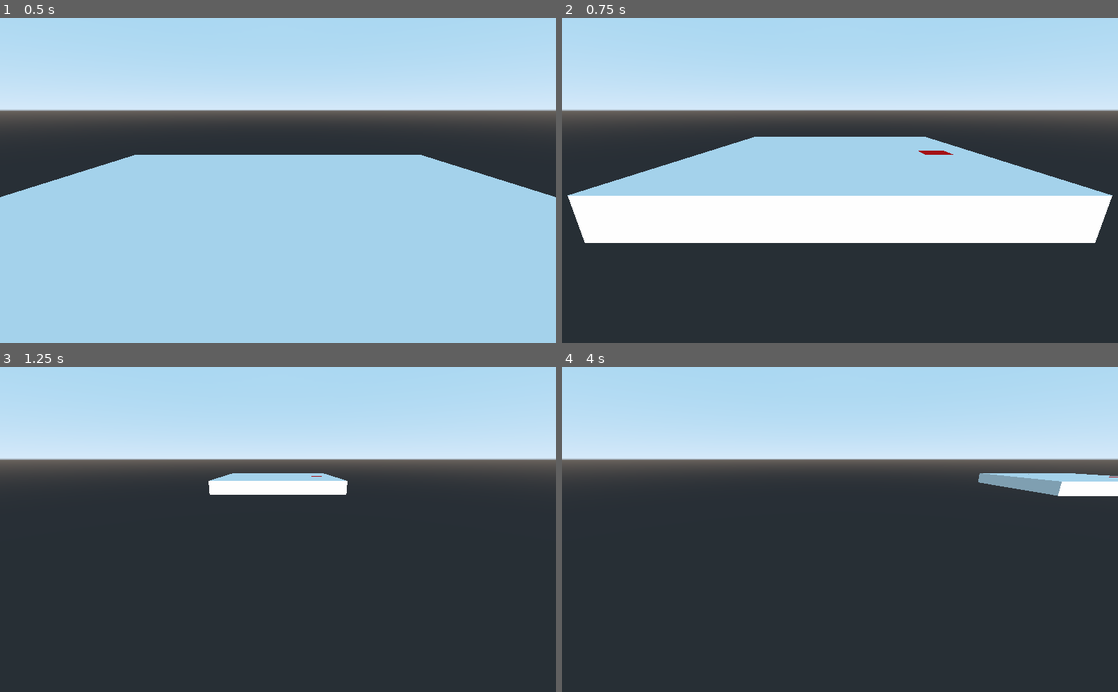
Above: before the commit, frames 1-4 (two rows, left to right).
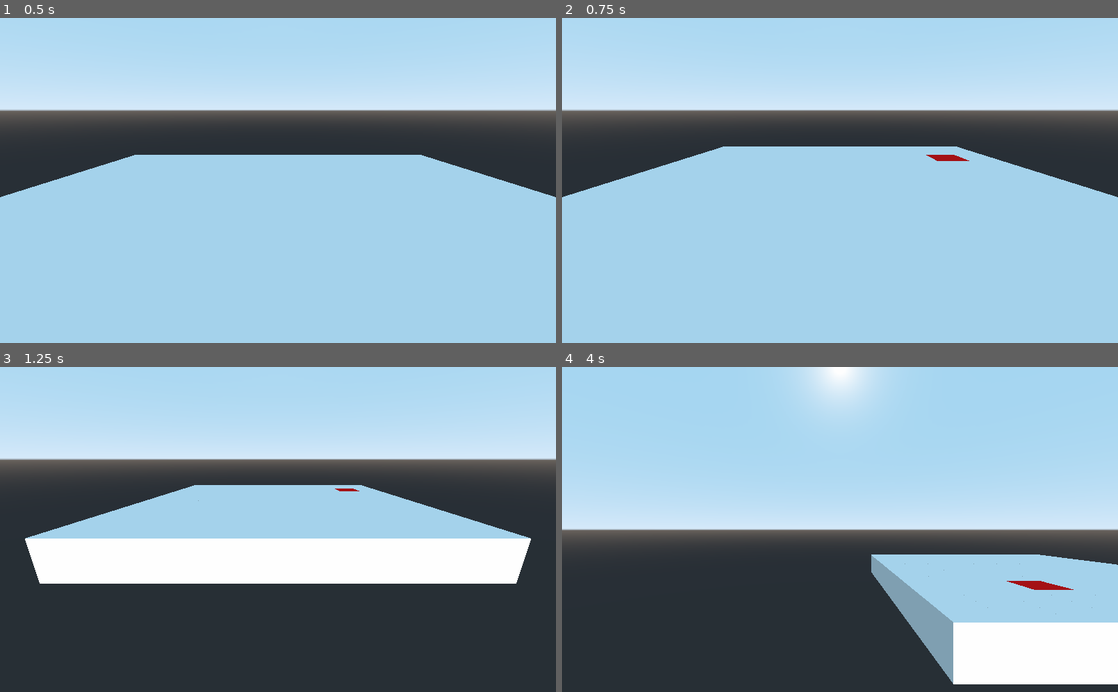
Above: after the commit, the same moments.

Repository: sisipun/Bugttle3D
Game: Godot game, scene res://Level/Level.tscn
Two runs of this game, one before a commit and one after it. Both use one fixed random seed, a clock stepped at 60 frames per second and the inputs below.
Inputs (mouse positions are in pixels of both pictures, inside the frame that each line leads up to):
- Up to frame 1 (0.5 s): no input
- Up to frame 2 (0.75 s): tap Enter at 0.5 s; move the mouse to (962, 164) at 0.52 s; hold S (camera_back) from 0.53 s (still down); click (962, 164) at 0.67 s
- Up to frame 3 (1.25 s): keep holding S (camera_back); tap W (camera_forward) at 0.8 s
- Up to frame 4 (4 s): move the mouse to (728, 545) at 1.27 s; release S (camera_back) at 1.28 s; tap W (camera_forward) at 1.35 s; click (728, 545) at 1.42 s; tap A (camera_left) at 1.55 s; tap Space at 2 s; move the mouse to (895, 458) at 2.02 s; hold A (camera_left) 2.03-2.78 s; click (895, 458) at 2.17 s; tap D (camera_right) at 2.3, 2.85 s; move the mouse to (812, 594) at 2.77 s; click (812, 594) at 2.92 s; tap Middle mouse button (camera_rotation, bound only after the … at 3.05 s; tap Enter at 3.5 s; move the mouse to (1006, 578) at 3.52 s; hold Middle mouse button (camera_rotation, bound only after the … from 3.53 s (still down); click (1006, 578) at 3.67 s; tap Mouse wheel up (camera_zoom_in, bound only after the commit) at 3.8 s

Frame 1 is identical in both runs. In frame 2, 47% of the frame differs, in the area x 0-100%, y 36-100%; in frame 3, 23%; in frame 4, 48%, in the area x 0-100%, y 0-98%.

Commit message:
Camera zoom and relative movement

Diff:
--- a/Level/Camera.gd
+++ b/Level/Camera.gd
@@ -1,34 +1,51 @@
 extends Camera
 
 
-export var speed = 1
+export var movement_speed = 20
+export var mouse_sensitivity = 20
+export var wheel_sensitivity = 50
 
 
-var velocity = Vector3.ZERO
-
+var mouse_movement = Vector2.ZERO
+var pitch = 0
+var yaw = 0
 
 
 func _process(delta: float) -> void:
-	var direction: Vector3 = Vector3.ZERO
+	var movement_direction = Vector2.ZERO
+	var zoom_direction = 0
 
+	if Input.is_action_pressed("camera_rotation"):
+		pitch = fmod(pitch - mouse_movement.x * mouse_sensitivity * delta, 360)
+		yaw = max(min(yaw - mouse_movement.y * mouse_sensitivity * delta, 0), -90)
+		set_rotation(Vector3(deg2rad(yaw), deg2rad(pitch), 0))
 	if Input.is_action_pressed("camera_forward"):
-		direction.z -= 1
+		movement_direction.y -= 1
 	if Input.is_action_pressed("camera_back"):
-		direction.z += 1
+		movement_direction.y += 1
 	if Input.is_action_pressed("camera_right"):
-		direction.x += 1
+		movement_direction.x += 1
 	if Input.is_action_pressed("camera_left"):
-		direction.x -= 1
+		movement_direction.x -= 1
+	if Input.is_action_just_released("camera_zoom_in"):
+		zoom_direction -= 1
+	if Input.is_action_just_released("camera_zoom_out"):
+		zoom_direction += 1
 
-	if direction != Vector3.ZERO:
-		direction = direction.normalized()
+	if movement_direction != Vector2.ZERO:
+		movement_direction = movement_direction.normalized()
 
-	velocity = direction * speed
-	transform.origin += velocity
+	var forward = Vector3(transform.basis.z.x, 0, transform.basis.z.z).normalized()
+	var right = Vector3(transform.basis.x.x, 0, transform.basis.x.z).normalized()
+	var relative_move_direction = (forward * movement_direction.y + right * movement_direction.x)
+	var relative_zoom_direction = transform.basis.z * zoom_direction
+
+	transform.origin += relative_move_direction * movement_speed * delta
+	transform.origin += relative_zoom_direction * wheel_sensitivity * delta
+
+	mouse_movement = Vector2.ZERO
 
 
 func _input(event: InputEvent) -> void:
 	if event is InputEventMouseMotion:
-		pass
-		# TODO camra rotation
-		# look_at(project_ray_origin(event.position) + project_ray_normal(event.position), Vector3.UP)
+		mouse_movement = event.relative
--- a/project.godot
+++ b/project.godot
@@ -56,6 +56,21 @@
 "events": [ Object(InputEventKey,"resource_local_to_scene":false,"resource_name":"","device":0,"alt":false,"shift":false,"control":false,"meta":false,"command":false,"pressed":false,"scancode":68,"physical_scancode":0,"unicode":0,"echo":false,"script":null)
  ]
 }
+camera_rotation={
+"deadzone": 0.5,
+"events": [ Object(InputEventMouseButton,"resource_local_to_scene":false,"resource_name":"","device":0,"alt":false,"shift":false,"control":false,"meta":false,"command":false,"button_mask":0,"position":Vector2( 0, 0 ),"global_position":Vector2( 0, 0 ),"factor":1.0,"button_index":3,"pressed":false,"doubleclick":false,"script":null)
+ ]
+}
+camera_zoom_in={
+"deadzone": 0.5,
+"events": [ Object(InputEventMouseButton,"resource_local_to_scene":false,"resource_name":"","device":0,"alt":false,"shift":false,"control":false,"meta":false,"command":false,"button_mask":0,"position":Vector2( 0, 0 ),"global_position":Vector2( 0, 0 ),"factor":1.0,"button_index":4,"pressed":false,"doubleclick":false,"script":null)
+ ]
+}
+camera_zoom_out={
+"deadzone": 0.5,
+"events": [ Object(InputEventMouseButton,"resource_local_to_scene":false,"resource_name":"","device":0,"alt":false,"shift":false,"control":false,"meta":false,"command":false,"button_mask":0,"position":Vector2( 0, 0 ),"global_position":Vector2( 0, 0 ),"factor":1.0,"button_index":5,"pressed":false,"doubleclick":false,"script":null)
+ ]
+}
 
 [physics]
 
